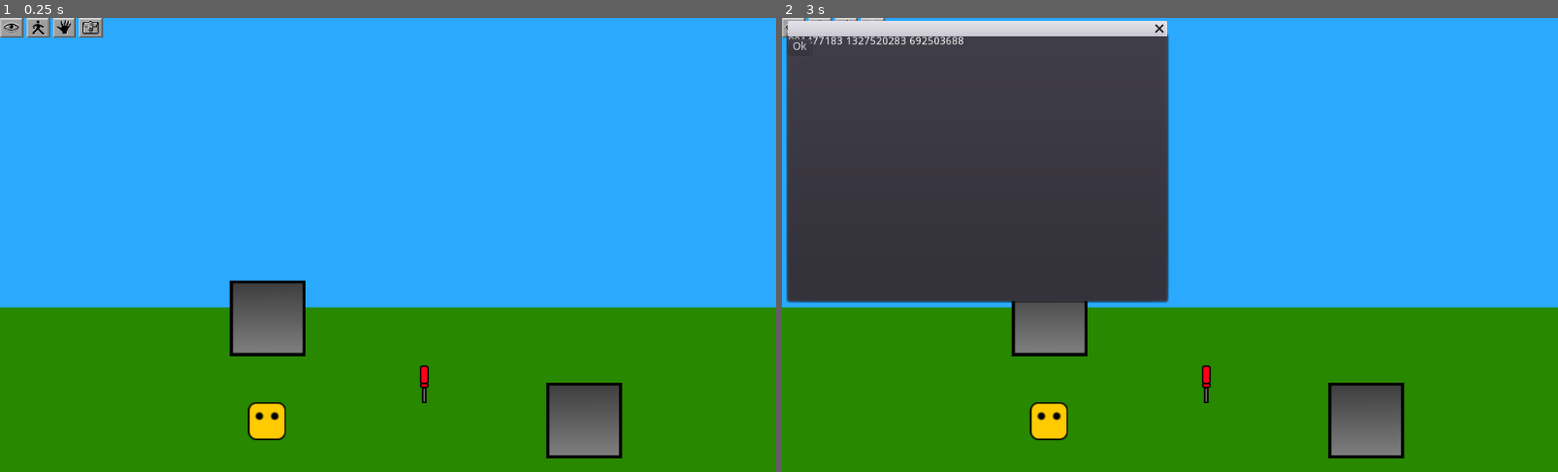
Above: before the commit, frames 1-2 (left to right).
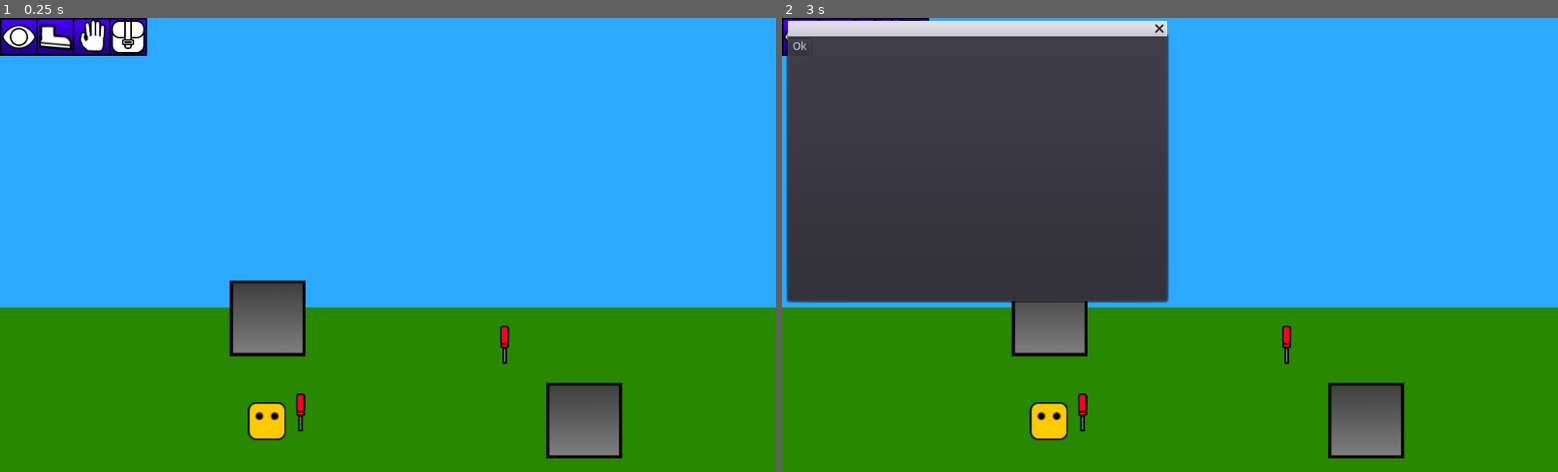
Above: after the commit, the same moments.

Repository: timdiggerm/Adventure
Game: Godot game, scene res://MainScene.tscn
Two runs of this game, one before a commit and one after it. Both use one fixed random seed, a clock stepped at 60 frames per second and the inputs below.
Inputs (mouse positions are in pixels of both pictures, inside the frame that each line leads up to; where the layout moved, square brackets give the same spot in the first picture):
- Up to frame 1 (0.25 s): no input
- Up to frame 2 (3 s): click (797, 36) [797, 27] at 0.5 s; click (836, 36) [820, 27] at 1.25 s; click (875, 36) [844, 27] at 2 s; click (913, 36) [875, 27] at 2.75 s

The runs differ from the first frame. In frame 1, 1.8% of the frame differs, in the area x 0-66%, y 0-92%; in frame 2, 0.6%.

Commit message:
New icons as well as semi-working inventory system

Diff:
--- a/ActionBar.tscn
+++ b/ActionBar.tscn
@@ -11,35 +11,36 @@
 [ext_resource path="res://images/inventoryS.png" type="Texture" id=9]
 
 [node name="ActionBar" type="HBoxContainer"]
+custom_constants/separation = -2
 script = ExtResource( 1 )
 
 [node name="LookButton" type="TextureButton" parent="."]
-margin_right = 31.0
-margin_bottom = 26.0
+margin_right = 50.0
+margin_bottom = 50.0
 texture_normal = ExtResource( 2 )
 texture_pressed = ExtResource( 3 )
 stretch_mode = 5
 
 [node name="WalkButton" type="TextureButton" parent="."]
-margin_left = 35.0
-margin_right = 66.0
-margin_bottom = 26.0
+margin_left = 48.0
+margin_right = 98.0
+margin_bottom = 50.0
 texture_normal = ExtResource( 4 )
 texture_pressed = ExtResource( 5 )
 stretch_mode = 5
 
 [node name="HandButton" type="TextureButton" parent="."]
-margin_left = 70.0
-margin_right = 100.0
-margin_bottom = 26.0
+margin_left = 96.0
+margin_right = 126.0
+margin_bottom = 50.0
 texture_normal = ExtResource( 6 )
 texture_pressed = ExtResource( 7 )
 stretch_mode = 5
 
 [node name="InventoryButton" type="TextureButton" parent="."]
-margin_left = 104.0
-margin_right = 136.0
-margin_bottom = 26.0
+margin_left = 124.0
+margin_right = 156.0
+margin_bottom = 50.0
 texture_normal = ExtResource( 8 )
 texture_pressed = ExtResource( 9 )
 [connection signal="pressed" from="LookButton" to="." method="_on_LookButton_pressed"]
--- a/AdvThing.gd
+++ b/AdvThing.gd
@@ -46,9 +46,14 @@
 						velocity = (goal - self.global_position).normalized() * speed
 						move_and_slide(velocity)
 			"grab":
-				print("Grab!")
+				print("Grab " + current.target.thing_name + " !")
+				#I don't like doing it this way, but I don't know how
+				#else to do it, really
+				if thing_name == "Player":
+					global.inventory.append(current.target.duplicate())
+					current.target.queue_free()
+					pass
 				current = {}
-				pass #grab the object
 	elif queue.size() > 0:
 		current = queue.pop_front()
 
--- a/Inventory.gd
+++ b/Inventory.gd
@@ -9,18 +9,23 @@
 # Called when the node enters the scene tree for the first time.
 func _ready():
 	grid = find_node("InventoryGrid") as GridContainer
-	populateInventory()
+	populate_inventory()
 
 
 # Called every frame. 'delta' is the elapsed time since the previous frame.
 #func _process(delta):
 #	pass
 
-func populateInventory():
-	for id in global.inventory:
-		var label = Label.new()
-		label.set_text(str(id))
-		grid.add_child(label)
+func populate_inventory():
+	for n in grid.get_children():
+		n.queue_free()
+
+	for obj in global.inventory:
+		#var label = Label.new()
+		print(obj)
+		var item = TextureRect.new()
+		item.set_texture(obj.get_child(obj.get_child_count()-1).get_texture())
+		grid.add_child(item)
 
 func _on_Dismiss_pressed():
 	hide()
--- a/MainScene.gd
+++ b/MainScene.gd
@@ -62,8 +62,11 @@
 		"path": nav_system.get_nav_path(player.get_global_position(), goal),
 	})
 	player.queue.push_back({
-		"type":"grab"
+		"type":"grab",
+		"target":obj,
+
 	})
 
 func _on_ActionBar_viewInventory():
+	inventory_box.populate_inventory()
 	inventory_box.popup()
--- a/MainScene.tscn
+++ b/MainScene.tscn
@@ -39,5 +39,8 @@
 position = Vector2( 770.958, 531.856 )
 
 [node name="Item" parent="." instance=ExtResource( 10 )]
-position = Vector2( 559.848, 484.036 )
+position = Vector2( 396.559, 521.359 )
+
+[node name="Item2" parent="." instance=ExtResource( 10 )]
+position = Vector2( 665.986, 431.55 )
 [connection signal="viewInventory" from="ActionBar" to="." method="_on_ActionBar_viewInventory"]
--- a/global.gd
+++ b/global.gd
@@ -15,9 +15,9 @@
 	idGenerator = RandomNumberGenerator.new()
 	idGenerator.set_seed(0)
 	#idGenerator.randomize()
-	inventory.append(nextId())
-	inventory.append(nextId())
-	inventory.append(nextId())
+#	inventory.append(nextId())
+#	inventory.append(nextId())
+#	inventory.append(nextId())
 
 func nextId() -> int:
 	return idGenerator.randi()
Binary file changed: images/eye.png
Binary file changed: images/eyeS.png
Binary file changed: images/hand.png
Binary file changed: images/handS.png
Binary file changed: images/inventory.png
Binary file changed: images/inventoryS.png
Binary file changed: images/walk.png
Binary file changed: images/walkS.png
Not shown, added: images/ButtonTemplate.pdn
